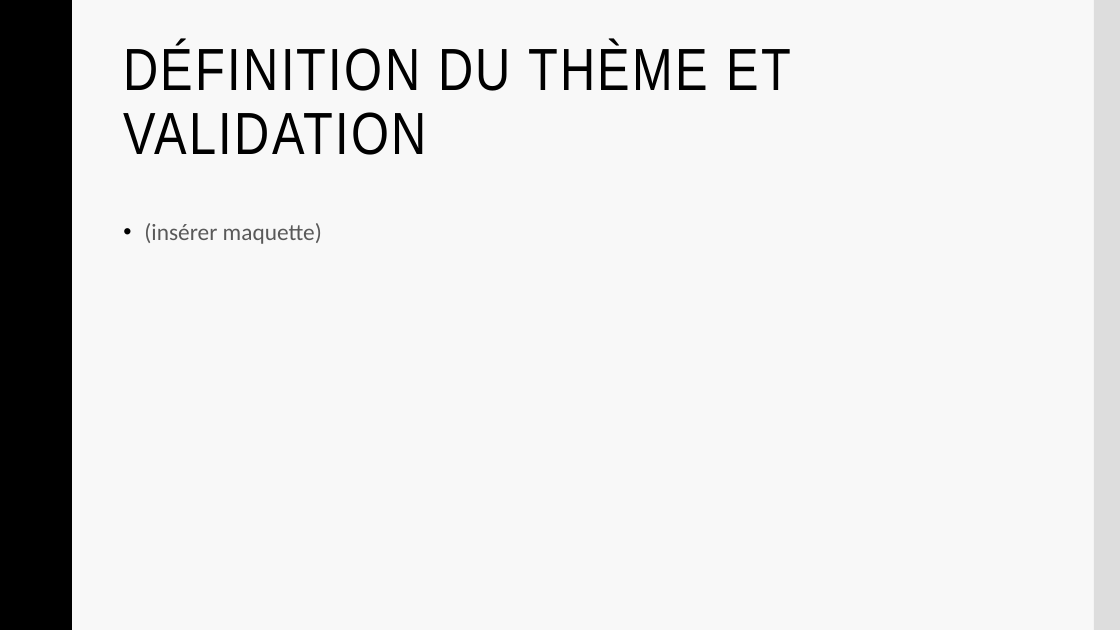
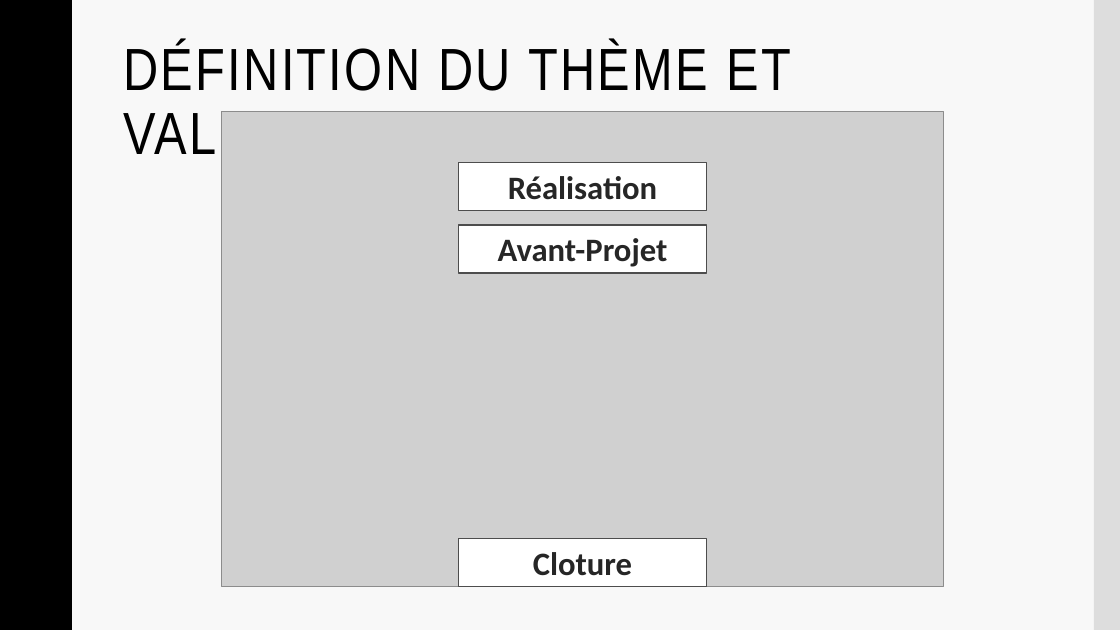
Before and after one commit to Frizzbii/Serious-Game-MMI, a slide deck: slide 12 of presentation.pptx. Drawn at 1120x630 pixels with LibreOffice and Linux fonts; fonts in the diff are those of the drawing; grey boxes stand for pictures; background and template pictures are left out. Boxes give left, top, right and bottom in pixels: in the first picture for what was removed or moved away, otherwise in the second. Text is boxed around its words. In the diff, an @@ line names an element or a change of style, - is before the commit and + after.

Commit message:
Maquette

```diff
--- a/presentation.pptx
+++ b/presentation.pptx
@@ picture added at [221, 112, 944, 586] @@
@@ rectangle added at [459, 162, 707, 210], fill #FFFFFF, outline #4D4D4D 1 pt, 28 pt, text #262626, bold @@
+Réalisation
@@ text removed at [144, 223, 322, 244] @@
-• (insérer maquette)
@@ rectangle added at [459, 225, 707, 273], fill #FFFFFF, outline #4D4D4D 1 pt, 28 pt, text #262626, bold @@
+Avant-Projet
@@ rectangle added at [459, 539, 707, 586], fill #FFFFFF, outline #4D4D4D 1 pt, 28 pt, text #262626, bold @@
+Cloture
```
Also in this commit, not shown: 2 other files.
